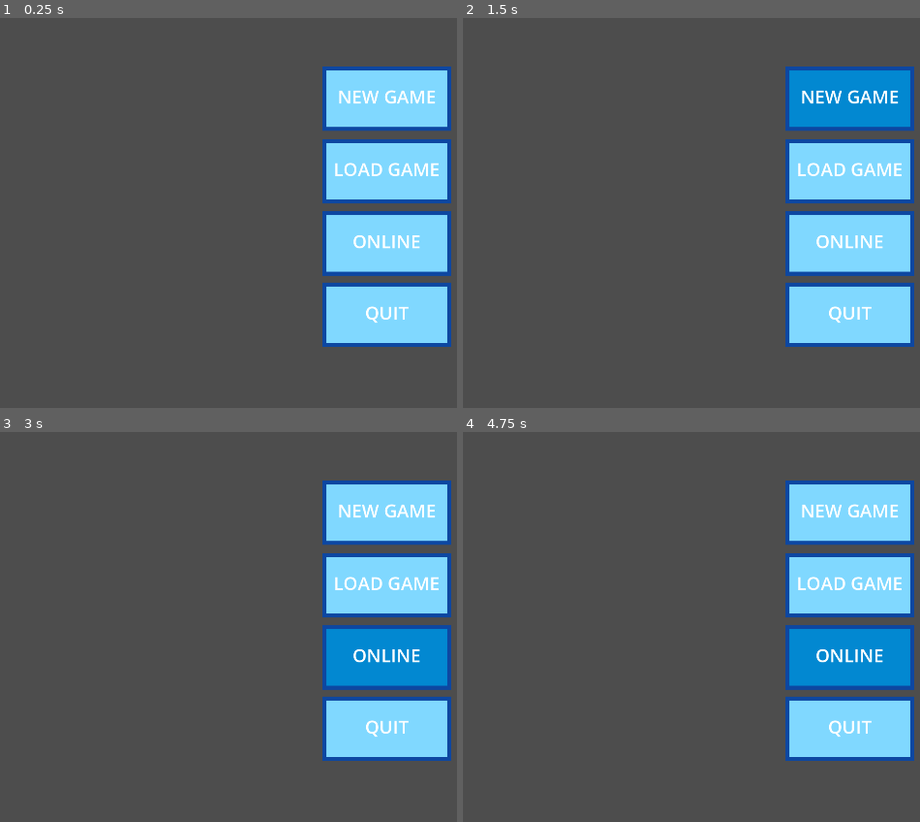
Above: before the commit, frames 1-4 (two rows, left to right).
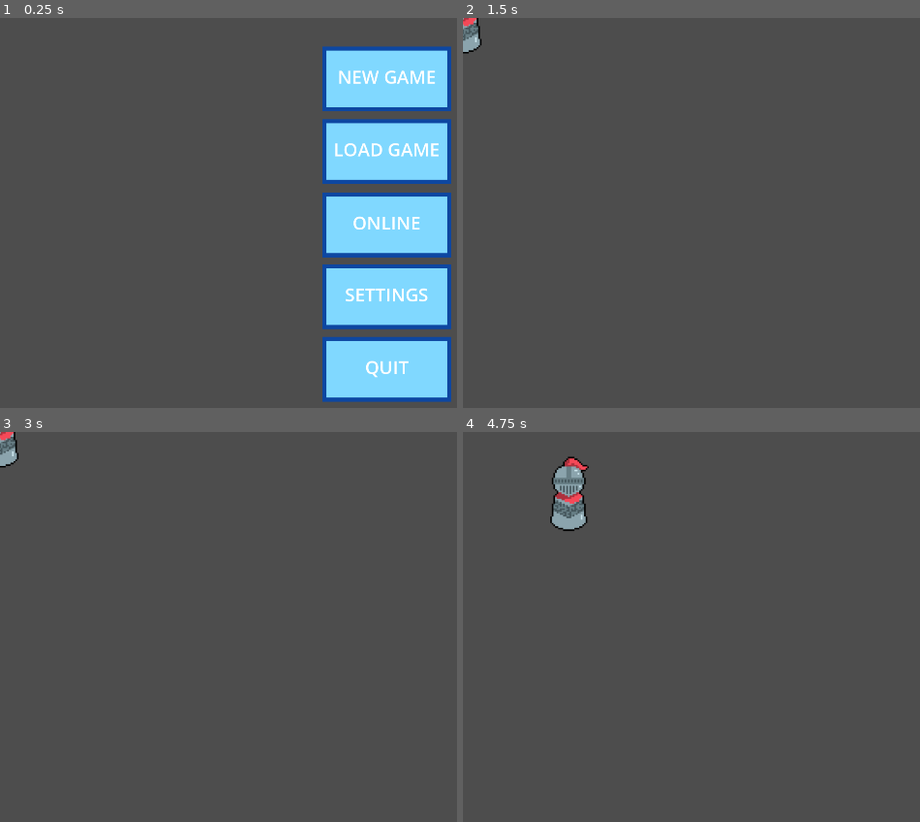
Above: after the commit, the same moments.

Repository: miamats04/EG_For_Learning_Beavs
Game: Godot game, scene res://Game_Files/Scenes/UI/MainMenu.tscn
Same seed, same stepped clock (60 frames per second), same inputs: the game is played once before the commit and once after it. The project has no main scene, so this scene is started directly.
Inputs (mouse positions are in pixels of both pictures, inside the frame that each line leads up to; where the layout moved, square brackets give the same spot in the first picture):
- Up to frame 1 (0.25 s): no input
- Up to frame 2 (1.5 s): click (851, 150) [851, 170] at 0.5 s; click (851, 99) at 1.27 s
- Up to frame 3 (3 s): click (388, 513) at 2.02 s; click (388, 658) at 2.77 s
- Up to frame 4 (4.75 s): tap Enter at 3.5 s; hold D (Move_Right) 3.53-4.28 s; hold S (Move_Down) from 4.28 s (still down)

The runs differ from the first frame. In frame 1, 16% of the frame differs, in the area x 70-99%, y 7-99%; in frame 2, 19%; in frame 3, 19%; in frame 4, 20%, in the area x 19-99%, y 6-85%.

Commit message:
Finished Quit, NewGame, Settings in MainMenu
Finished the functionality for several of the buttons located on the main menu screen.

Diff:
--- a/Game_Files/Scenes/UI/MainMenu.tscn
+++ b/Game_Files/Scenes/UI/MainMenu.tscn
@@ -1,6 +1,7 @@
-[gd_scene load_steps=3 format=3 uid="uid://3s80payn7ur0"]
+[gd_scene load_steps=4 format=3 uid="uid://3s80payn7ur0"]
 
 [ext_resource type="Texture2D" uid="uid://bqp3sp2uwp6k2" path="res://Game_Files/Assets/UI/TempButton.png" id="1_bs6ey"]
+[ext_resource type="Script" path="res://Game_Files/Scripts/MainMenu.gd" id="1_j2bii"]
 [ext_resource type="Texture2D" uid="uid://bv5vd6fo2svc4" path="res://Game_Files/Assets/UI/TempButtonHover.png" id="2_uqj2k"]
 
 [node name="MainMenu" type="Control"]
@@ -10,6 +11,7 @@
 anchor_bottom = 1.0
 grow_horizontal = 2
 grow_vertical = 2
+script = ExtResource("1_j2bii")
 
 [node name="StartMenu" type="Control" parent="."]
 layout_mode = 1
@@ -18,9 +20,9 @@
 anchor_right = 0.5
 anchor_bottom = 0.435
 offset_left = -320.0
-offset_top = -369.8
+offset_top = -443.8
 offset_right = 320.0
-offset_bottom = 370.2
+offset_bottom = 491.2
 
 [node name="NewText" type="RichTextLabel" parent="StartMenu"]
 layout_mode = 1
@@ -61,9 +63,9 @@
 anchor_right = 0.5
 anchor_bottom = 0.372
 offset_left = -160.0
-offset_top = -95.28
-offset_right = 160.0
-offset_bottom = 94.72
+offset_top = -142.82
+offset_right = 160.0
+offset_bottom = 47.18
 theme_override_font_sizes/normal_font_size = 45
 bbcode_enabled = true
 text = "
@@ -92,9 +94,9 @@
 anchor_right = 0.5
 anchor_bottom = 0.614
 offset_left = -160.0
-offset_top = -95.36
-offset_right = 160.0
-offset_bottom = 94.64
+offset_top = -187.09
+offset_right = 160.0
+offset_bottom = 2.90997
 theme_override_font_sizes/normal_font_size = 45
 bbcode_enabled = true
 text = "
@@ -117,6 +119,39 @@
 texture_normal = ExtResource("1_bs6ey")
 texture_hover = ExtResource("2_uqj2k")
 
+[node name="SettingsText" type="RichTextLabel" parent="StartMenu"]
+layout_mode = 1
+anchors_preset = -1
+anchor_left = 0.5
+anchor_top = 0.614
+anchor_right = 0.5
+anchor_bottom = 0.614
+offset_left = -160.0
+offset_top = -9.09003
+offset_right = 160.0
+offset_bottom = 180.91
+theme_override_font_sizes/normal_font_size = 45
+bbcode_enabled = true
+text = "
+[center]SETTINGS[/center]"
+
+[node name="SettingsButton" type="TextureButton" parent="StartMenu/SettingsText"]
+show_behind_parent = true
+layout_mode = 1
+anchors_preset = -1
+anchor_left = 0.5
+anchor_top = 0.584
+anchor_right = 0.5
+anchor_bottom = 0.584
+offset_left = -160.0
+offset_top = -90.96
+offset_right = 160.0
+offset_bottom = 69.04
+grow_horizontal = 2
+grow_vertical = 2
+texture_normal = ExtResource("1_bs6ey")
+texture_hover = ExtResource("2_uqj2k")
+
 [node name="QuitText" type="RichTextLabel" parent="StartMenu"]
 layout_mode = 1
 anchors_preset = -1
@@ -125,9 +160,9 @@
 anchor_right = 0.5
 anchor_bottom = 0.853
 offset_left = -160.0
-offset_top = -95.22
-offset_right = 160.0
-offset_bottom = 94.78
+offset_top = -52.5551
+offset_right = 160.0
+offset_bottom = 137.445
 theme_override_font_sizes/normal_font_size = 45
 bbcode_enabled = true
 text = "
@@ -148,7 +183,7 @@
 texture_normal = ExtResource("1_bs6ey")
 texture_hover = ExtResource("2_uqj2k")
 
-[node name="OptionsMenu" type="Control" parent="."]
+[node name="SettingsMenu" type="Control" parent="."]
 visible = false
 anchors_preset = 0
 offset_right = 40.0
@@ -159,3 +194,8 @@
 anchors_preset = 0
 offset_right = 40.0
 offset_bottom = 40.0
+
+[connection signal="pressed" from="StartMenu/NewText/NewButton" to="." method="newGamePressed"]
+[connection signal="pressed" from="StartMenu/LoadText/LoadButton" to="." method="loadGamePressed"]
+[connection signal="pressed" from="StartMenu/SettingsText/SettingsButton" to="." method="settingsPressed"]
+[connection signal="pressed" from="StartMenu/QuitText/QuitButton" to="." method="quitPressed"]
--- /dev/null
+++ b/Game_Files/Scripts/MainMenu.gd
@@ -0,0 +1,46 @@
+extends Control
+
+#Variables for specifc menus
+@onready var mainMenu = $StartMenu;
+
+#Variables for the specific buttons in the start menu
+@onready var newGameButton = $StartMenu/NewText/NewButton
+@onready var loadGameButton = $StartMenu/LoadText/LoadButton
+@onready var onlineButton = $StartMenu/OnlineText/OnlineButton
+@onready var settingsButton = $StartMenu/SettingsText/SettingsButton
+@onready var quitGameButton = $StartMenu/QuitText/QuitButton
+
+func newGamePressed():
+	#This is a temporary scenchange until we have a proper first scene
+	get_tree().change_scene_to_file("res://Game_Files/Scenes/Player/Player_Demo.tscn")
+
+func loadGamePressed():
+	#This is a temporary scenchange until we have a proper load sequence
+	get_tree().change_scene_to_file("res://Game_Files/Scenes/Player/Player_Demo.tscn")
+
+func onlinePressed():
+	pass
+
+func settingsPressed():
+	hideStartMenu()
+
+#This functions exits the game. It does not save any data as that functionality happens within game
+func quitPressed():
+	get_tree().quit()
+
+#This function is used to hide and disable the main menu whenever another menu is open
+func hideStartMenu():
+	mainMenu.hide()
+	newGameButton.disabled = true
+	loadGameButton.disabled = true
+	onlineButton.disabled = true
+	settingsButton.disabled = true
+	quitGameButton.disabled = true
+
+# Called when the node enters the scene tree for the first time.
+func _ready():
+	pass # Replace with function body.
+
+# Called every frame. 'delta' is the elapsed time since the previous frame.
+func _process(delta):
+	pass
